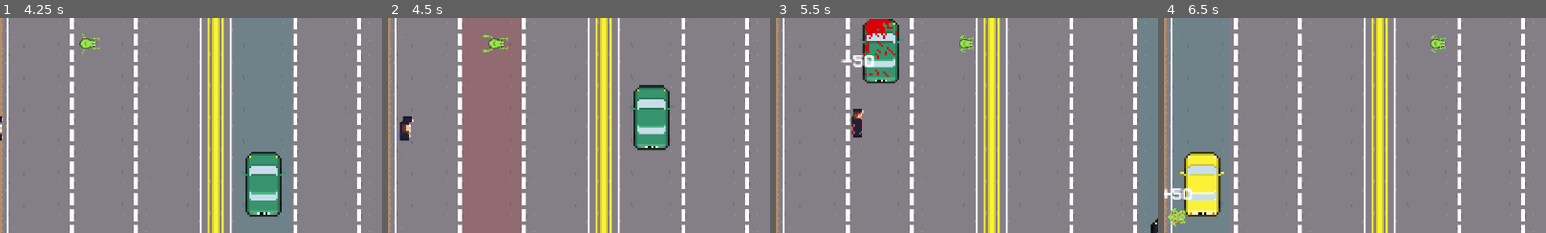
Above: before the commit, frames 1-4 (left to right).
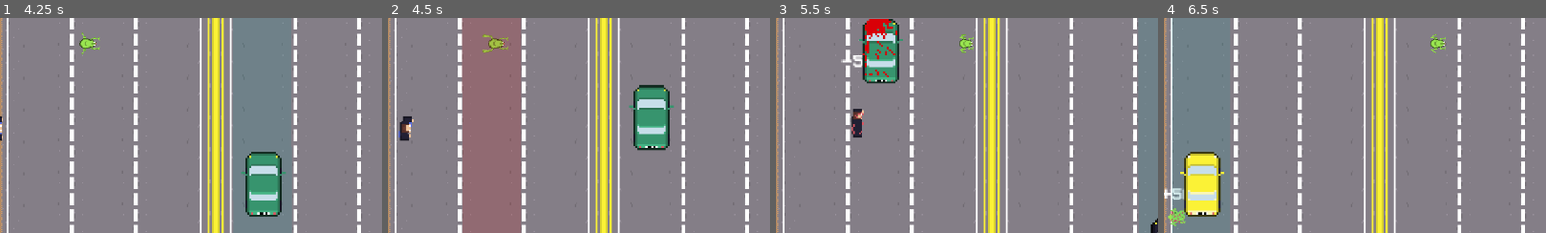
Above: after the commit, the same moments.

Repository: lewis785/gmtk-game-jam-2023
Game: Godot game, scene res://scenes/ui/StartScreen.tscn
The game is run twice, just before and just after one commit, with the same random seed, the same clock (stepped at 60 frames per second) and the same inputs. Sound files missing from this copy of the repository are replaced by a short silence.
Inputs (mouse positions are % of the whole screen's width and height, from its top left):
- Up to frame 1 (4.25 s): click "Start" at 0.5 s; tap Enter at 1.25 s; move the mouse to (45, 70) at 1.27 s; click (45, 70) at 1.42 s; move the mouse to (80, 65) at 2.02 s; click (80, 65) at 2.17 s; move the mouse to (20, 35) at 2.77 s; click (20, 35) at 2.92 s; move the mouse to (55, 50) at 3.52 s; click (55, 50) at 3.67 s
- Up to frame 2 (4.5 s): move the mouse to (35, 25) at 4.27 s; click (35, 25) at 4.42 s
- Up to frame 3 (5.5 s): move the mouse to (72, 45) at 5.02 s; click (72, 45) at 5.17 s
- Up to frame 4 (6.5 s): move the mouse to (30, 55) at 5.77 s; click (30, 55) at 5.92 s
The pictures show only the part of the screen within x 22-72%, y 30-80%; the shares and areas given below are measured in that part.

Frame 1 is identical in both runs. In frame 2, 0.2% of the frame differs, in the area x 24-32%, y 7-16%; in frame 3, 0.1%; in frame 4, 0.3%, in the area x 2-8%, y 79-97%.

Commit message:
FIX death animations being on top of cars

Diff:
--- a/scenes/world.tscn
+++ b/scenes/world.tscn
@@ -14,39 +14,7 @@
 [node name="World" type="Node2D"]
 script = ExtResource("1_gp67d")
 
-[node name="TruckSpawns" type="Node" parent="."]
-
 [node name="Background" parent="." instance=ExtResource("1_eurn6")]
-
-[node name="VehicleSpawner" parent="Background" instance=ExtResource("2_lekw4")]
-position = Vector2(206, 448)
-scale = Vector2(0.58, 0.58)
-truck_scene = ExtResource("4_8c3re")
-
-[node name="VehicleSpawner2" parent="Background" instance=ExtResource("2_lekw4")]
-position = Vector2(273, 448)
-scale = Vector2(0.58, 0.58)
-truck_scene = ExtResource("4_8c3re")
-
-[node name="VehicleSpawner3" parent="Background" instance=ExtResource("2_lekw4")]
-position = Vector2(339, 448)
-scale = Vector2(0.58, 0.58)
-truck_scene = ExtResource("4_8c3re")
-
-[node name="VehicleSpawner4" parent="Background" instance=ExtResource("2_lekw4")]
-position = Vector2(432, 448)
-scale = Vector2(0.58, 0.58)
-truck_scene = ExtResource("4_8c3re")
-
-[node name="VehicleSpawner5" parent="Background" instance=ExtResource("2_lekw4")]
-position = Vector2(497, 448)
-scale = Vector2(0.58, 0.58)
-truck_scene = ExtResource("4_8c3re")
-
-[node name="VehicleSpawner6" parent="Background" instance=ExtResource("2_lekw4")]
-position = Vector2(562, 448)
-scale = Vector2(0.58, 0.58)
-truck_scene = ExtResource("4_8c3re")
 
 [node name="ScoreMainComponent" parent="." instance=ExtResource("4_82jhe")]
 
@@ -86,3 +54,35 @@
 [node name="CrosserSpawn4" parent="CrosserSpawnManager" instance=ExtResource("4_45hq4")]
 position = Vector2(32, 330)
 frog_spawn_rate = 0.7
+
+[node name="VehicleSpawnManager" type="Node2D" parent="."]
+
+[node name="VehicleSpawner" parent="VehicleSpawnManager" instance=ExtResource("2_lekw4")]
+position = Vector2(206, 448)
+scale = Vector2(0.58, 0.58)
+truck_scene = ExtResource("4_8c3re")
+
+[node name="VehicleSpawner2" parent="VehicleSpawnManager" instance=ExtResource("2_lekw4")]
+position = Vector2(273, 448)
+scale = Vector2(0.58, 0.58)
+truck_scene = ExtResource("4_8c3re")
+
+[node name="VehicleSpawner3" parent="VehicleSpawnManager" instance=ExtResource("2_lekw4")]
+position = Vector2(339, 448)
+scale = Vector2(0.58, 0.58)
+truck_scene = ExtResource("4_8c3re")
+
+[node name="VehicleSpawner4" parent="VehicleSpawnManager" instance=ExtResource("2_lekw4")]
+position = Vector2(432, 448)
+scale = Vector2(0.58, 0.58)
+truck_scene = ExtResource("4_8c3re")
+
+[node name="VehicleSpawner5" parent="VehicleSpawnManager" instance=ExtResource("2_lekw4")]
+position = Vector2(497, 448)
+scale = Vector2(0.58, 0.58)
+truck_scene = ExtResource("4_8c3re")
+
+[node name="VehicleSpawner6" parent="VehicleSpawnManager" instance=ExtResource("2_lekw4")]
+position = Vector2(562, 448)
+scale = Vector2(0.58, 0.58)
+truck_scene = ExtResource("4_8c3re")
Not shown: 1 places in scenes/world.tscn that only renumber resources
